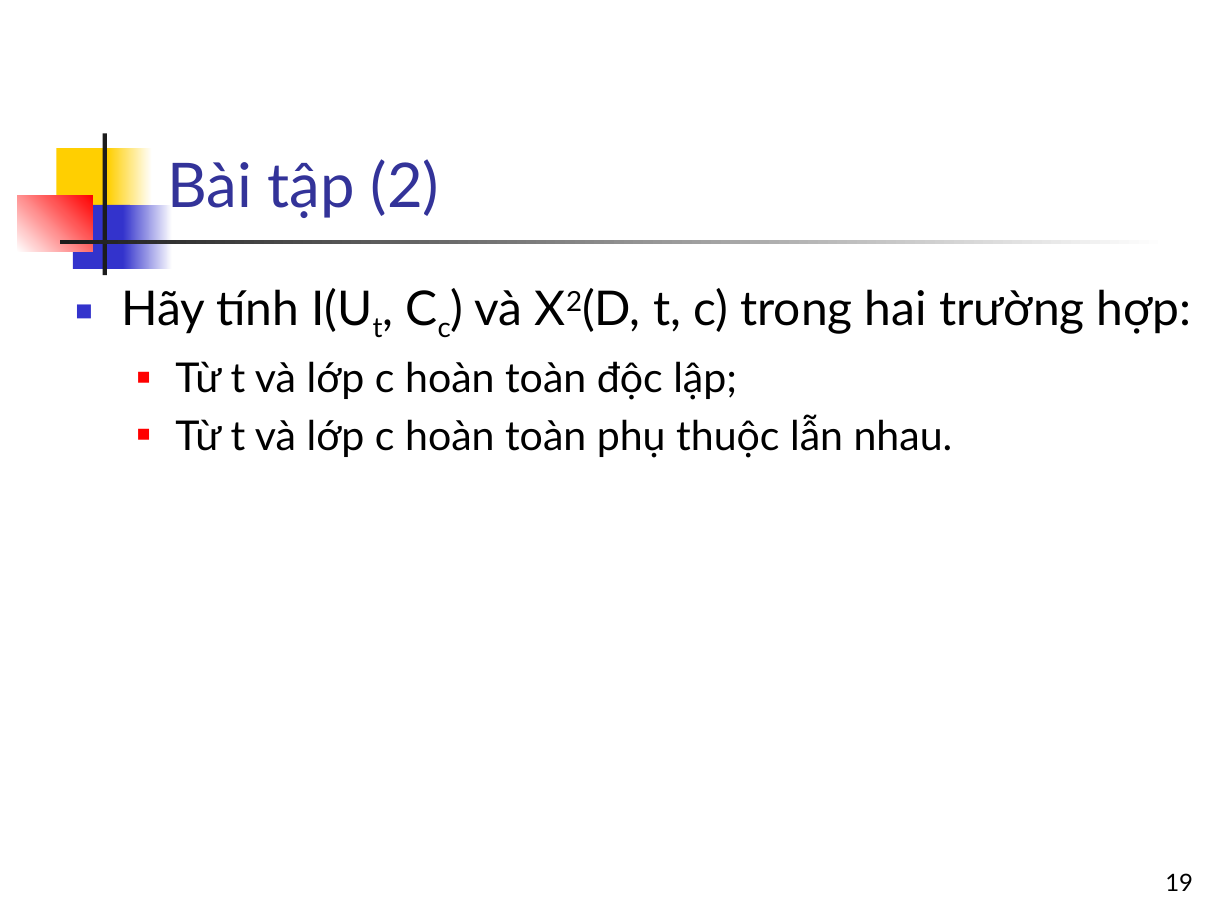
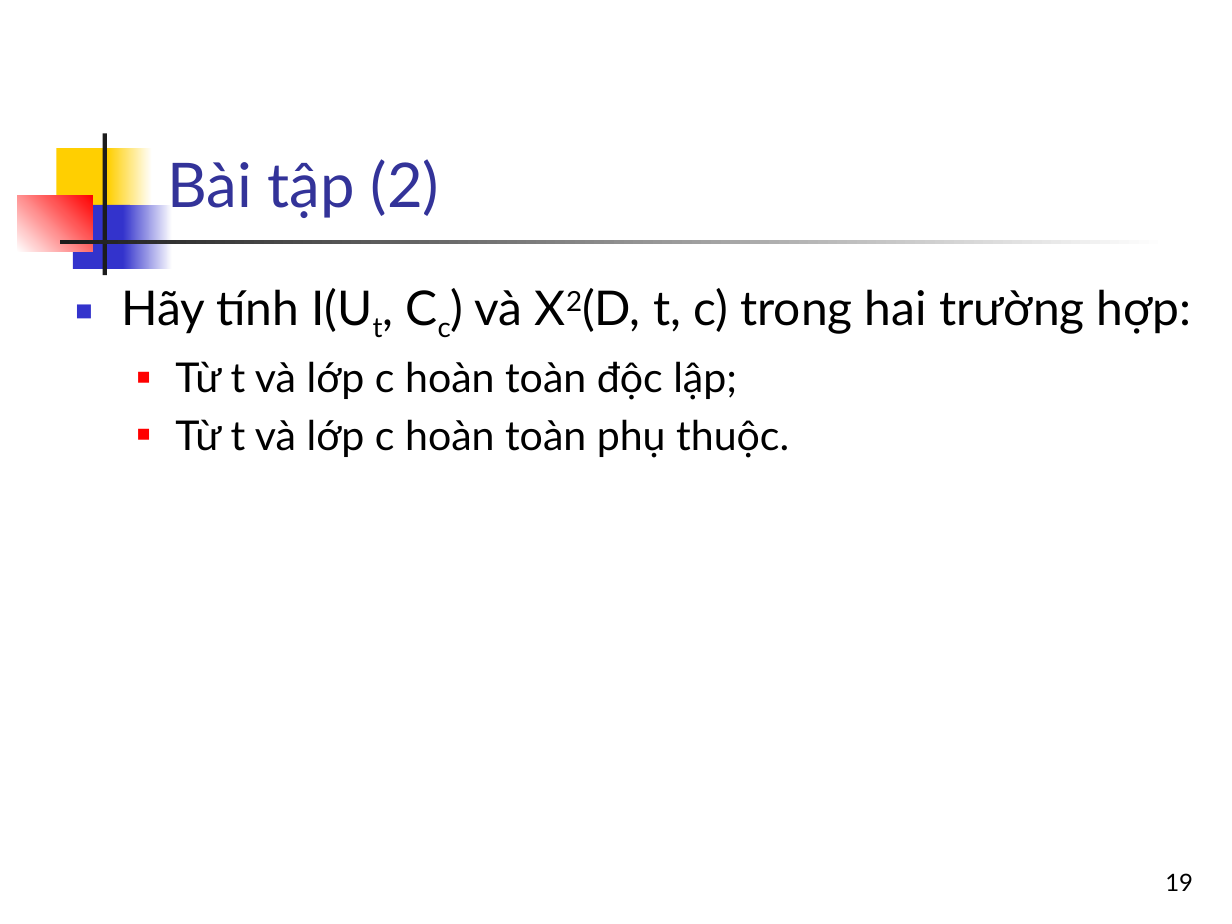
Before and after one commit to nguyenkhanhthien/IT4853, a slide deck: slide 19 of Bai 15 Phan lop va ung dung trong tim kiem Phan 2.pptx. Drawn at 1232x924 pixels with LibreOffice and Linux fonts; fonts in the diff are those of the drawing. Boxes give left, top, right and bottom in pixels: in the first picture for what was removed or moved away, otherwise in the second. Text is boxed around its words. In the diff, an @@ line names an element or a change of style, - is before the commit and + after.

```diff
--- a/Bai 15 Phan lop va ung dung trong tim kiem Phan 2.pptx
+++ b/Bai 15 Phan lop va ung dung trong tim kiem Phan 2.pptx
@@ text at [175,419,789,458]: text changed @@
-  ■ Từ t và lớp c hoàn toàn phụ thuộc lẫn nhau.
+  ■ Từ t và lớp c hoàn toàn phụ thuộc.
```
Also in this commit, not shown: 4 other slides changed.
